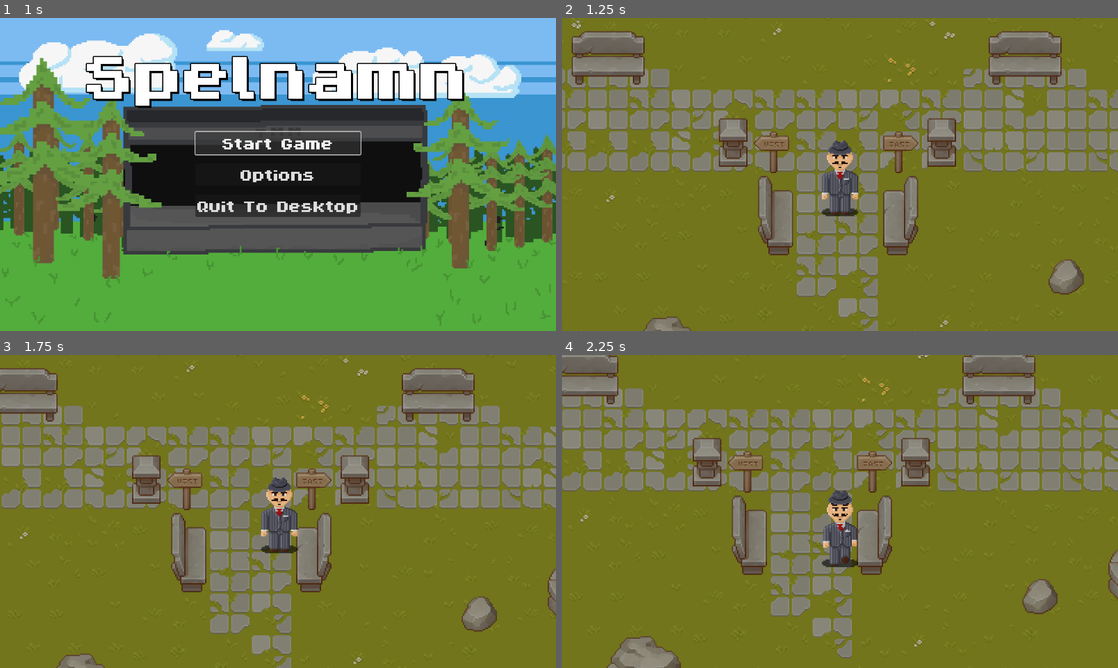
Above: before the commit, frames 1-4 (two rows, left to right).
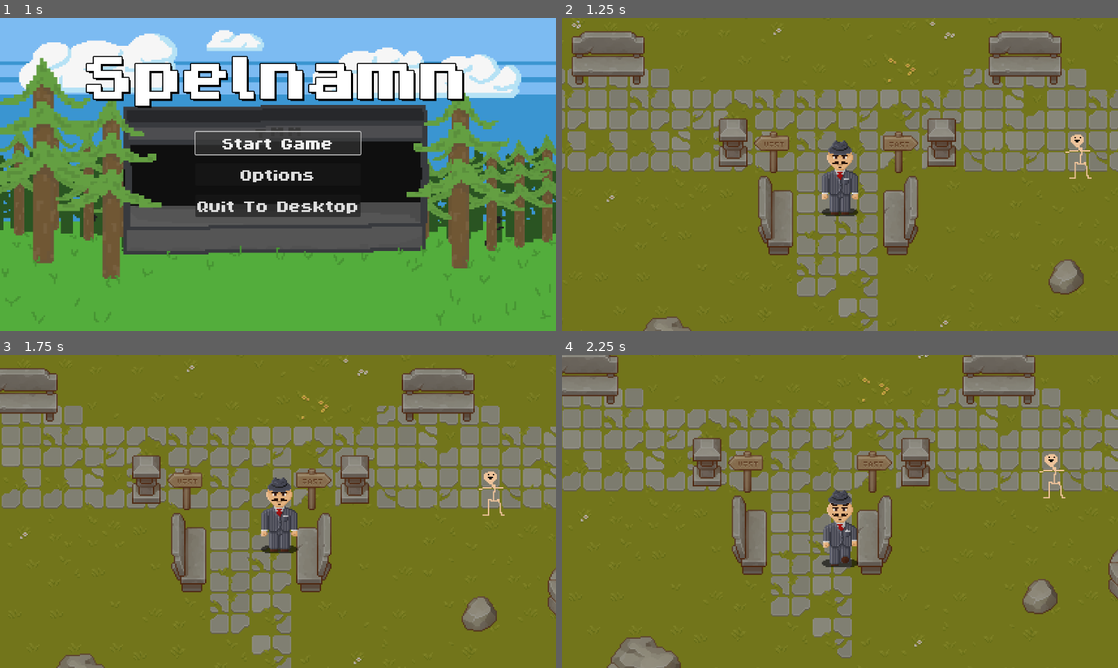
Above: after the commit, the same moments.

Repository: Goldstar32/TMMGame
Game: Godot game, scene res://Scenes/Menus/main_menu.tscn
Same seed, same stepped clock (60 frames per second), same inputs: the game is played once before the commit and once after it.
Inputs:
- Up to frame 1 (1 s): click "Start Game" at 0.5 s
- Up to frame 2 (1.25 s): no input
- Up to frame 3 (1.75 s): hold D (right) from 1.28 s (still down)
- Up to frame 4 (2.25 s): release D (right) at 2.03 s; hold S (down) from 2.03 s (still down)

Frame 1 is identical in both runs. In frame 2, 0.2% of the frame differs, in the area x 90-96%, y 37-52%; in frame 3, 0.2%; in frame 4, 0.2%.

Commit message:
pre dialogic

Diff:
--- a/Scenes/Testing/test_level.tscn
+++ b/Scenes/Testing/test_level.tscn
@@ -1,9 +1,10 @@
-[gd_scene load_steps=8 format=3 uid="uid://c7voc41pf7a2"]
+[gd_scene load_steps=10 format=3 uid="uid://c7voc41pf7a2"]
 
 [ext_resource type="PackedScene" uid="uid://bxes45efca7ys" path="res://Scenes/Testing/player.tscn" id="1_pnqww"]
 [ext_resource type="Script" path="res://Scenes/Testing/test_level.gd" id="1_wyu8d"]
 [ext_resource type="Texture2D" uid="uid://xr5vxv2x8dj" path="res://Assets/sprites/test-sprites/Texture/tileset_grass.png" id="2_4jheh"]
 [ext_resource type="Texture2D" uid="uid://bspu3r3fipy0n" path="res://Assets/sprites/test-sprites/Texture/props.png" id="3_6nox6"]
+[ext_resource type="Texture2D" uid="uid://bo017ee5wuxsa" path="res://Scenes/Testing/testperson.png" id="5_s8vbu"]
 
 [sub_resource type="TileSetAtlasSource" id="TileSetAtlasSource_44wuj"]
 texture = ExtResource("3_6nox6")
@@ -474,6 +475,10 @@
 sources/0 = SubResource("TileSetAtlasSource_44wuj")
 sources/1 = SubResource("TileSetAtlasSource_j3vhd")
 
+[sub_resource type="CapsuleShape2D" id="CapsuleShape2D_4t7ux"]
+radius = 3.0
+height = 20.0
+
 [node name="TestLevel" type="Node2D"]
 script = ExtResource("1_wyu8d")
 
@@ -505,3 +510,16 @@
 zoom = Vector2(3, 3)
 position_smoothing_enabled = true
 position_smoothing_speed = 8.0
+
+[node name="StaticBody2D" type="StaticBody2D" parent="TileMap"]
+z_index = 1
+y_sort_enabled = true
+position = Vector2(250, 0)
+
+[node name="Sprite2D" type="Sprite2D" parent="TileMap/StaticBody2D"]
+texture = ExtResource("5_s8vbu")
+offset = Vector2(0, -19.675)
+
+[node name="CollisionShape2D" type="CollisionShape2D" parent="TileMap/StaticBody2D"]
+rotation = 1.5708
+shape = SubResource("CapsuleShape2D_4t7ux")
Binary file added: Scenes/Testing/testperson.png
Not shown, added: Scenes/Testing/testperson.png.import
Not shown, added: dialogic-main.zip
